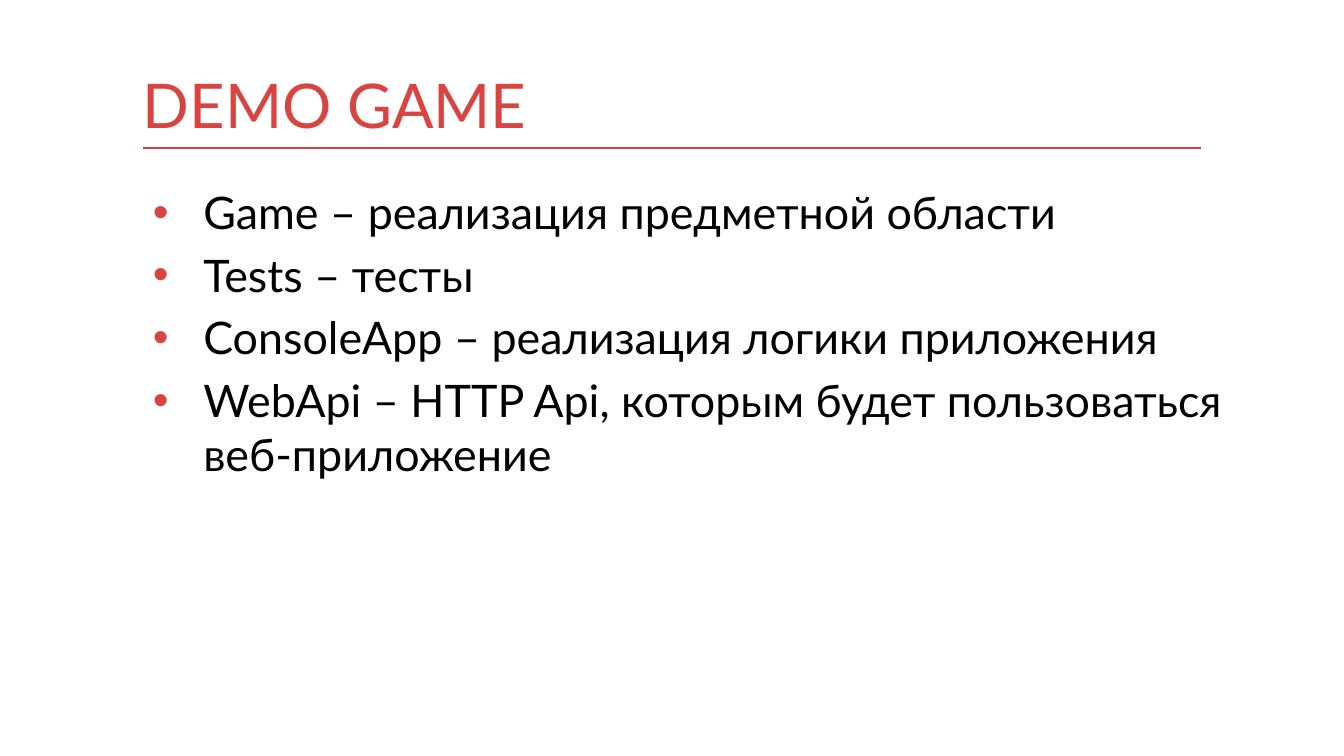
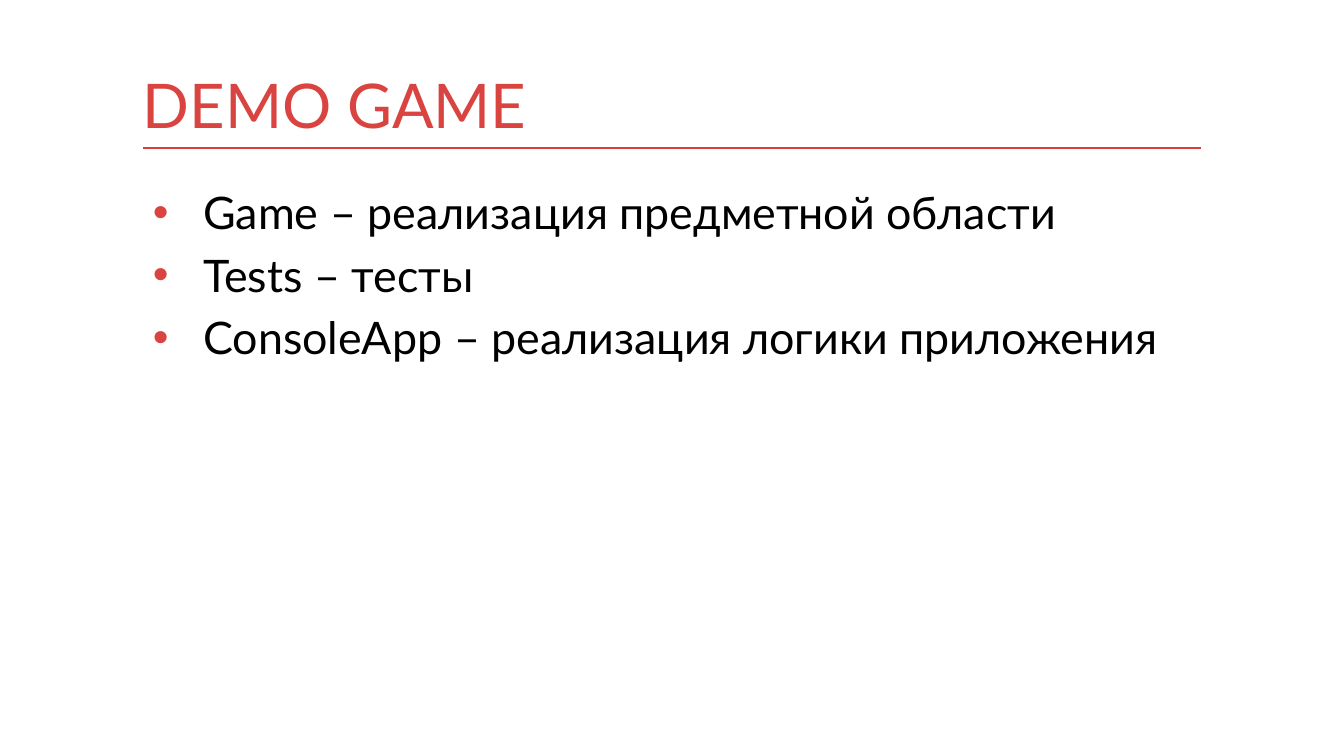
Before and after one commit to waverma/db, a slide deck: slide 77 of db.pptx. Drawn at 1344x756 pixels with LibreOffice and Linux fonts; fonts in the diff are those of the drawing. Boxes give left, top, right and bottom in pixels: in the first picture for what was removed or moved away, otherwise in the second. Text is boxed around its words. In the diff, an @@ line names an element or a change of style, - is before the commit and + after.

```diff
--- a/db.pptx
+++ b/db.pptx
@@ text at (x1=203, y1=384, x2=1222, y2=479): paragraph removed @@
-• WebApi – HTTP Api, которым будет пользоваться веб-приложение
```
Also in this commit, not shown: 1 other slide changed.
